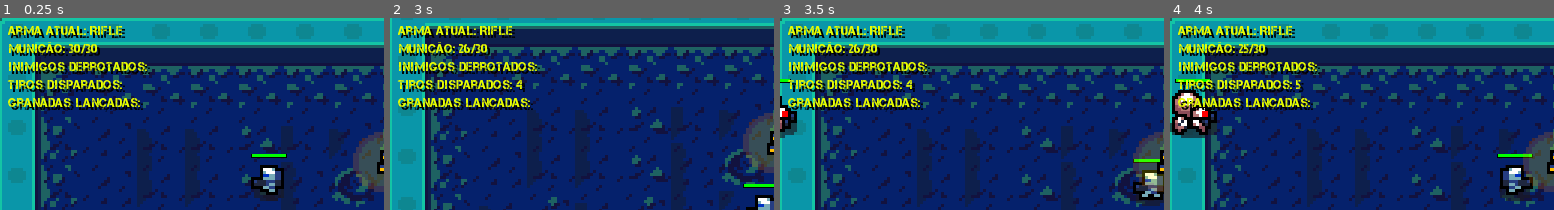
Above: before the commit, frames 1-4 (left to right).
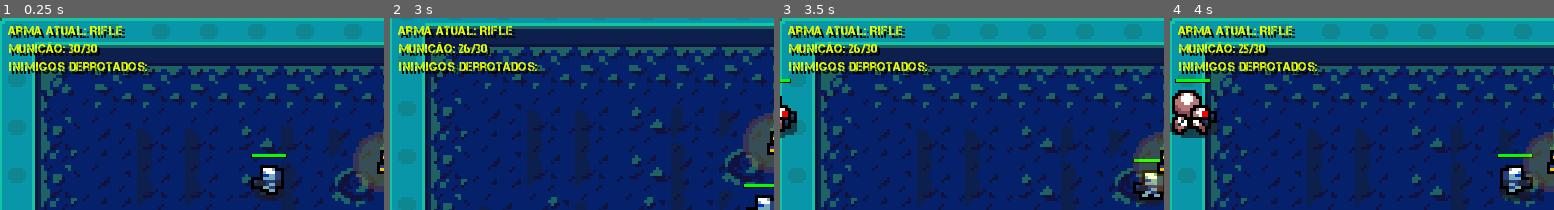
Above: after the commit, the same moments.

Repository: diemissonlima/TopDownShooter
Game: Godot game, scene res://scenes/management/game_level.tscn
Same seed, same stepped clock (60 frames per second), same inputs: the game is played once before the commit and once after it.
Inputs (mouse positions are % of the whole screen's width and height, from its top left):
- Up to frame 1 (0.25 s): no input
- Up to frame 2 (3 s): move the mouse to (72, 45) at 0.52 s; hold Right (ui_right) 0.53-1.28 s; click (72, 45) at 0.6 s; tap Space (ui_select) at 0.77, 1.52 s; move the mouse to (30, 55) at 1.27 s; hold Down (ui_down) 1.28-2.03 s; click (30, 55) at 1.35 s; move the mouse to (60, 28) at 2.02 s; hold Right (ui_right) 2.03-2.78 s; click (60, 28) at 2.1 s; move the mouse to (45, 70) at 2.77 s; hold Up (ui_up) from 2.78 s (still down); click (45, 70) at 2.85 s
- Up to frame 3 (3.5 s): keep holding Up (ui_up); tap Space (ui_select) at 3.02 s
- Up to frame 4 (4 s): move the mouse to (80, 65) at 3.52 s; release Up (ui_up) at 3.53 s; hold Left (ui_left) from 3.53 s (still down); click (80, 65) at 3.6 s; tap Space (ui_select) at 3.77 s
The pictures show only the part of the screen within x 1-51%, y 0-50%; the shares and areas given below are measured in that part.

The runs differ from the first frame. In frame 1, 3.0% of the frame differs, in the area x 2-38%, y 32-49%; in frame 2, 3.1%; in frame 3, 3.1%; in frame 4, 3.0%.

Commit message:
adicionado tela de game over
na tela de game over foi adicionado as estatisticas

Diff:
--- a/project.godot
+++ b/project.godot
@@ -79,6 +79,11 @@
 "language": "GDScript",
 "path": "res://scripts/player/move.gd"
 }, {
+"base": "Control",
+"class": "ScreenGameover",
+"language": "GDScript",
+"path": "res://scripts/management/game_over.gd"
+}, {
 "base": "KinematicBody2D",
 "class": "Soldier",
 "language": "GDScript",
@@ -88,6 +93,11 @@
 "class": "SoldierTexture",
 "language": "GDScript",
 "path": "res://scripts/player/soldier_texture.gd"
+}, {
+"base": "Node2D",
+"class": "Statistics",
+"language": "GDScript",
+"path": "res://scripts/management/statistics.gd"
 } ]
 _global_script_class_icons={
 "Ammo": "",
@@ -104,8 +114,10 @@
 "Interface": "",
 "LayeredObjects": "",
 "MoveState": "",
+"ScreenGameover": "",
 "Soldier": "",
-"SoldierTexture": ""
+"SoldierTexture": "",
+"Statistics": ""
 }
 
 [application]
@@ -113,6 +125,10 @@
 config/name="TopDownShooter"
 run/main_scene="res://scenes/management/game_level.tscn"
 config/icon="res://icon.png"
+
+[autoload]
+
+statistics="*res://scripts/management/statistics.gd"
 
 [display]
 
--- /dev/null
+++ b/scenes/management/game_over.tscn
@@ -0,0 +1,152 @@
+[gd_scene load_steps=11 format=2]
+
+[ext_resource path="res://assets/fonts/Kaph-Italic.ttf" type="DynamicFontData" id=1]
+[ext_resource path="res://scripts/management/game_over.gd" type="Script" id=2]
+[ext_resource path="res://assets/fonts/Capture it.ttf" type="DynamicFontData" id=3]
+
+[sub_resource type="DynamicFont" id=1]
+size = 12
+font_data = ExtResource( 1 )
+
+[sub_resource type="DynamicFont" id=2]
+size = 8
+font_data = ExtResource( 1 )
+
+[sub_resource type="DynamicFont" id=3]
+size = 5
+font_data = ExtResource( 1 )
+
+[sub_resource type="DynamicFont" id=4]
+size = 5
+font_data = ExtResource( 1 )
+
+[sub_resource type="DynamicFont" id=5]
+size = 5
+font_data = ExtResource( 1 )
+
+[sub_resource type="DynamicFont" id=6]
+size = 5
+font_data = ExtResource( 3 )
+
+[sub_resource type="DynamicFont" id=7]
+size = 5
+font_data = ExtResource( 3 )
+
+[node name="TelaGameOver" type="Control"]
+anchor_right = 1.0
+anchor_bottom = 1.0
+script = ExtResource( 2 )
+
+[node name="GameOver" type="Label" parent="."]
+anchor_left = 0.5
+anchor_right = 0.5
+margin_left = -43.0
+margin_top = 10.0
+margin_right = 43.0
+margin_bottom = 25.0
+custom_fonts/font = SubResource( 1 )
+text = "Game Over"
+
+[node name="Estatistica" type="Label" parent="."]
+anchor_left = 0.5
+anchor_right = 0.5
+margin_left = -35.0
+margin_top = 29.0
+margin_right = 35.0
+margin_bottom = 39.0
+custom_fonts/font = SubResource( 2 )
+text = "Estatísticas"
+
+[node name="TirosDisparados" type="Label" parent="."]
+anchor_left = 0.5
+anchor_right = 0.5
+margin_left = -30.5
+margin_top = 46.0
+margin_right = 30.5
+margin_bottom = 53.0
+custom_fonts/font = SubResource( 3 )
+text = "Tiros Disparados"
+
+[node name="Label" type="Label" parent="TirosDisparados"]
+anchor_left = 0.5
+anchor_top = 0.5
+anchor_right = 0.5
+anchor_bottom = 0.5
+margin_left = -5.5
+margin_top = 4.5
+margin_right = 5.5
+margin_bottom = 11.5
+custom_fonts/font = SubResource( 4 )
+text = "150"
+
+[node name="Granadas Lancadas" type="Label" parent="."]
+anchor_left = 0.5
+anchor_right = 0.5
+margin_left = -33.5
+margin_top = 64.0
+margin_right = 33.5
+margin_bottom = 71.0
+custom_fonts/font = SubResource( 3 )
+text = "Granadas Lançadas"
+
+[node name="Label" type="Label" parent="Granadas Lancadas"]
+anchor_left = 0.5
+anchor_top = 0.5
+anchor_right = 0.5
+anchor_bottom = 0.5
+margin_left = -5.5
+margin_top = 4.5
+margin_right = 5.5
+margin_bottom = 11.5
+custom_fonts/font = SubResource( 5 )
+text = "150"
+
+[node name="InimigosMortos" type="Label" parent="."]
+anchor_left = 0.5
+anchor_right = 0.5
+margin_left = -36.5
+margin_top = 83.0
+margin_right = 36.5
+margin_bottom = 90.0
+custom_fonts/font = SubResource( 3 )
+text = "Inimigos Derrotados"
+
+[node name="Label" type="Label" parent="InimigosMortos"]
+anchor_left = 0.5
+anchor_top = 0.5
+anchor_right = 0.5
+anchor_bottom = 0.5
+margin_left = -5.5
+margin_top = 4.5
+margin_right = 5.5
+margin_bottom = 11.5
+custom_fonts/font = SubResource( 5 )
+text = "150"
+
+[node name="HBoxContainer" type="HBoxContainer" parent="."]
+anchor_left = 0.5
+anchor_top = 1.0
+anchor_right = 0.5
+anchor_bottom = 1.0
+margin_left = -35.0
+margin_top = -27.0
+margin_right = 31.0
+
+[node name="NewGame" type="Button" parent="HBoxContainer"]
+margin_right = 39.0
+margin_bottom = 27.0
+focus_mode = 0
+custom_fonts/font = SubResource( 6 )
+enabled_focus_mode = 0
+text = "New Game"
+flat = true
+
+[node name="Sair" type="Button" parent="HBoxContainer"]
+margin_left = 43.0
+margin_right = 66.0
+margin_bottom = 27.0
+focus_mode = 0
+custom_fonts/font = SubResource( 7 )
+enabled_focus_mode = 0
+text = "sair"
+flat = true
--- a/scenes/management/interface.tscn
+++ b/scenes/management/interface.tscn
@@ -49,27 +49,3 @@
 custom_fonts/font = SubResource( 1 )
 text = "Inimigos Derrotados: "
 valign = 1
-
-[node name="TirosDisparados" type="Label" parent="."]
-margin_left = 5.0
-margin_top = 20.0
-margin_right = 43.0
-margin_bottom = 25.0
-custom_colors/font_color = Color( 0.913725, 1, 0, 1 )
-custom_colors/font_color_shadow = Color( 0, 0, 0, 1 )
-custom_constants/shadow_offset_x = 1
-custom_fonts/font = SubResource( 1 )
-text = "Tiros Disparados: "
-valign = 1
-
-[node name="GranadasLancadas" type="Label" parent="."]
-margin_left = 5.0
-margin_top = 26.0
-margin_right = 52.0
-margin_bottom = 31.0
-custom_colors/font_color = Color( 0.913725, 1, 0, 1 )
-custom_colors/font_color_shadow = Color( 0, 0, 0, 1 )
-custom_constants/shadow_offset_x = 1
-custom_fonts/font = SubResource( 1 )
-text = "Granadas Lançadas: "
-valign = 1
--- /dev/null
+++ b/scenes/management/statistics.tscn
@@ -0,0 +1,6 @@
+[gd_scene load_steps=2 format=2]
+
+[ext_resource path="res://scripts/management/statistics.gd" type="Script" id=1]
+
+[node name="Statistics" type="Node2D"]
+script = ExtResource( 1 )
--- a/scripts/enemies/enemy.gd
+++ b/scripts/enemies/enemy.gd
@@ -68,14 +68,6 @@
 		texture.flip_h = true
 
 
-#func animate() -> void:
-#	if velocity == Vector2.ZERO:
-#		animation.stop()
-#		return
-#
-#	animation.play("walk")
-
-
 func set_collision() -> void:
 	change_monitoring_state(true)
 	monitoring_timer.start(attack_cooldown)
--- /dev/null
+++ b/scripts/management/game_over.gd
@@ -0,0 +1,15 @@
+extends Control
+class_name ScreenGameover
+
+onready var enemies: Label = get_node("InimigosMortos/Label")
+onready var tiros_disparados: Label = get_node("TirosDisparados/Label")
+onready var granadas_lancadas: Label = get_node("Granadas Lancadas/Label")
+onready var button_container: HBoxContainer = get_node("HBoxContainer")
+
+func _process(_delta: float) -> void:
+	set_text()
+
+func set_text() -> void:
+	enemies.text = str(statistics.inimigos_derrotados)
+	tiros_disparados.text = str(statistics.tiros_disprados)
+	granadas_lancadas.text = str(statistics.granadas_lancadas)
--- a/scripts/management/interface.gd
+++ b/scripts/management/interface.gd
@@ -4,8 +4,8 @@
 onready var current_weapon: Label = get_node("CurrentWeapon")
 onready var ammo: Label = get_node("Ammo")
 onready var enemies: Label = get_node("Enemies")
-onready var fire: Label = get_node("TirosDisparados")
-onready var throw: Label = get_node("GranadasLancadas")
+#onready var fire: Label = get_node("TirosDisparados")
+#onready var throw: Label = get_node("GranadasLancadas")
 
 var inimigos_derrotados: int
 var tiros_disparados: int
@@ -21,6 +21,7 @@
 
 func set_enemies_defeated(value: int) -> void:
 	inimigos_derrotados += value
+	statistics.inimigos_derrotados = inimigos_derrotados
 	enemies.text = "Inimigos Derrotados: " + str(inimigos_derrotados)
 
 
@@ -28,12 +29,14 @@
 	match type:
 		"fire":
 			tiros_disparados = value
-			fire.text = "Tiros Disparados: " + str(tiros_disparados)
+			statistics.tiros_disprados = tiros_disparados
+			#fire.text = "Tiros Disparados: " + str(tiros_disparados)
 
 		"throw":
 			granadas_lancadas = value
-			throw.text = "Granadas Lançadas: " + str(granadas_lancadas)
+			statistics.granadas_lancadas = granadas_lancadas
+			#throw.text = "Granadas Lançadas: " + str(granadas_lancadas)
 
 
 func reload_game() -> void:
-	var _reload: bool = get_tree().change_scene("res://scenes/management/game_level.tscn")
+	var _reload: bool = get_tree().change_scene("res://scenes/management/game_over.tscn")
--- /dev/null
+++ b/scripts/management/statistics.gd
@@ -0,0 +1,6 @@
+extends Node2D
+class_name Statistics
+
+var inimigos_derrotados: int
+var tiros_disprados: int
+var granadas_lancadas: int
